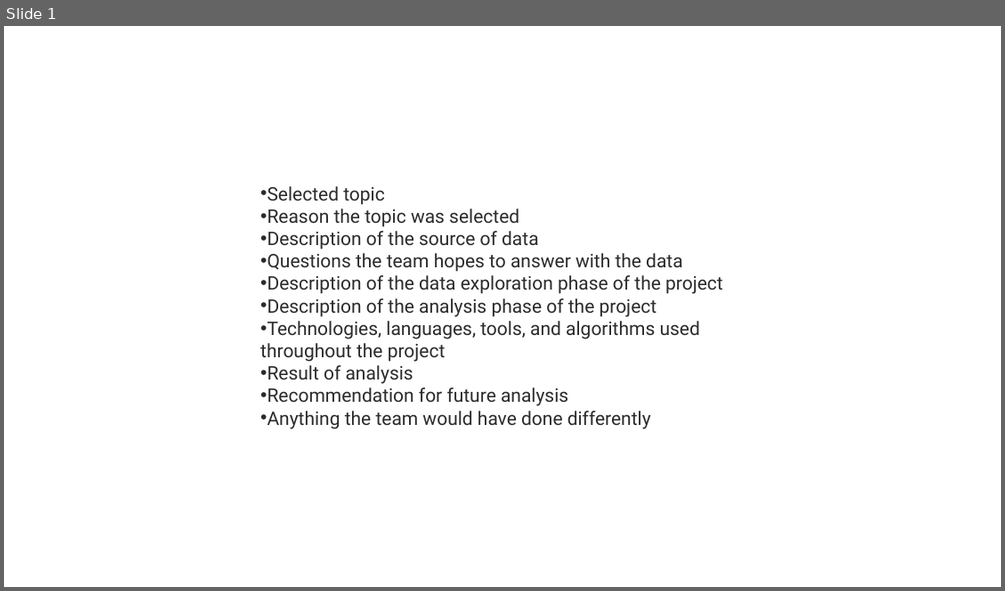
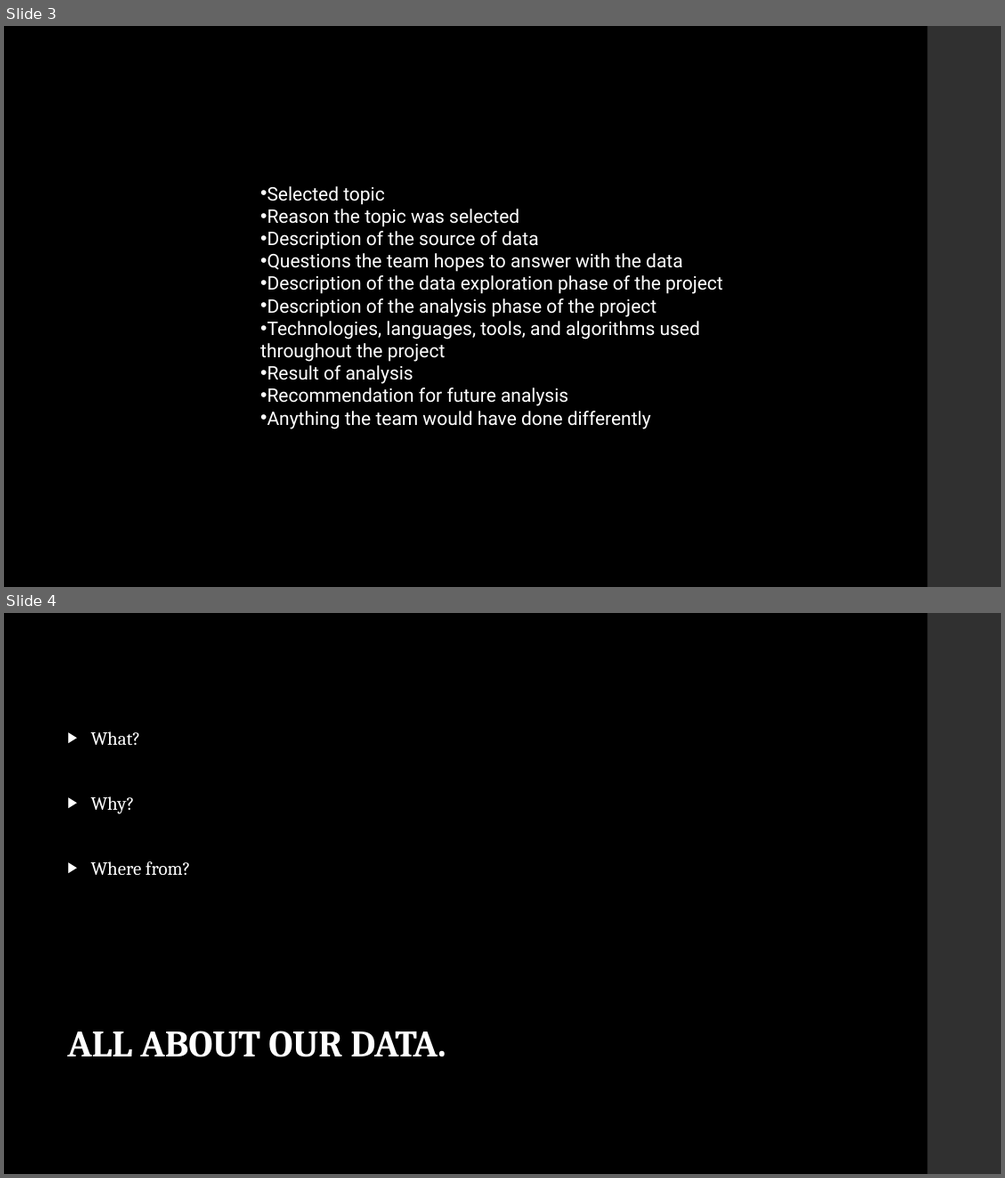
Before and after one commit to teachjanderson/titanic_panic, a slide deck: titanic_panic.pptx. Shown one above the other, each under a label of ours: slide 1 before the commit, slides 3 and 4 after it. The pictures are 1005x591 and 1005x1178 pixels, drawn with LibreOffice and Linux fonts; fonts in the diff are those of the drawing; background and template pictures are left out. Boxes give left, top, right and bottom in pixels: in the first picture for what was removed or moved away, otherwise in the second. Text is boxed around its words. In the diff, an @@ line names an element or a change of style, - is before the commit and + after.

```diff
--- a/titanic_panic.pptx
+++ b/titanic_panic.pptx
@@ slide 4 added at [4, 613, 1001, 1174], background picture (left out); not listed: 1 template element that a slide beside it also shows @@
@@ text added at [91, 731, 191, 875], 18 pt, text #FFFFFF @@
+▶ What?
+▶ Why?
+▶ Where from?
@@ text added at [67, 1030, 445, 1057], 36 pt, text #FFFFFF, bold @@
+ALL ABOUT OUR DATA.
@@ what was slide 1 is now slide 3 @@
@@ slide 3 changed as well @@
@@ background #FFFFFF to #000000 @@
@@ rectangle added at [928, 26, 1001, 587], fill #303030 @@
@@ text "Selected topic" at [260, 186, 723, 429]: text colour #2B2B2B to #FFFFFF @@
```
Also in this commit, not shown: 2 other slides changed, 5 other slides added, 1 other file.
